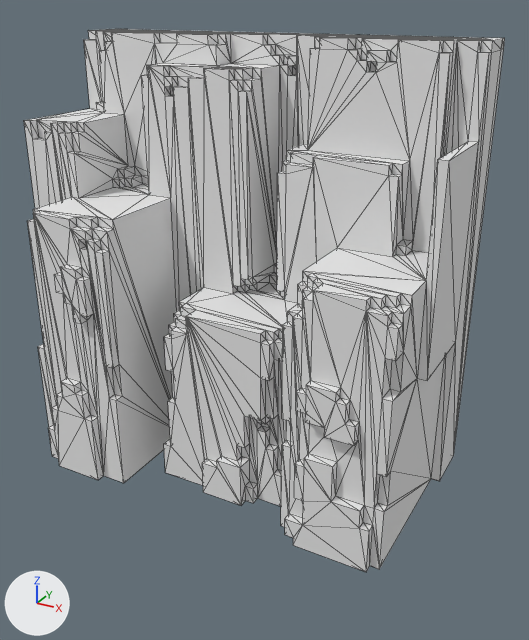
One commit to the OBJ model Assets/Map Components/Tall Ridge/tall-ridge.obj: the scene before it, then after it.
Before and after are seen from a 50 mm lens placed at (4.03, -5.39, 5.16), pointed at (0.39, 1.22, 1.85). Arrows for +X, +Y and +Z are at lower left; the lights stay in place. Mesh edges are drawn as thin lines. Where no turn or scale is listed for an object, it has been applied to the vertices. Vertices at the same position are counted once.

The scene before the commit, as lines of its bpy script (objects in view):
```python
me_untitled = bpy.data.meshes.new('Untitled')
me_untitled.from_pydata(...)  # 883 vertices, 1766 faces; spans x -2.4..2.4, y -0.1..2.4, z 0.0..4.8
me_untitled.materials.append(mat_palette)  # white #e7e7e7
ob_untitled = bpy.data.objects.new('Untitled', me_untitled)
ob_untitled.location = (0.0, 0.0, 0.0)
```
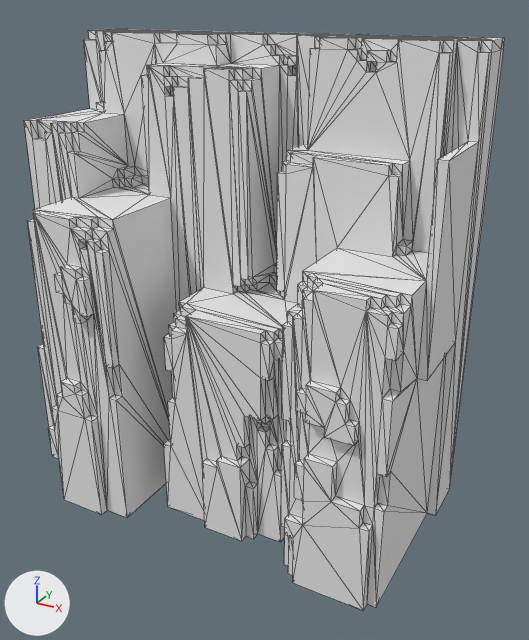
The newer file is also turned or shifted as a whole; pictures and numbers use the older file's frame.

Pixel boxes [x1, y1, x2, y2] of what changed, in the pictures (529 x 640 px; the box of a moved part takes in the faces that stretch with it):
'Untitled', reshaped (7% taller)
    before: [24, 29, 505, 572]
    after: [24, 29, 505, 611]
part 1 of me_untitled, moved or reshaped
    before: [24, 49, 504, 572]
    after: [24, 49, 504, 611]

Patch to the scene script:
```diff
--- a/Assets/Map Components/Tall Ridge/tall-ridge.obj.py
+++ b/Assets/Map Components/Tall Ridge/tall-ridge.obj.py
@@ me_untitled @@
 me_untitled.from_pydata(...)  # 883 vertices, 1766 faces; spans x -2.4..2.4, y -0.1..2.4, z 0.0..4.8
 # used by ob_untitled; location = (0.0, 0.0, 0.0)
+# me_untitled part 1: all 57 vertices in x -2.4..2.4, y -0.1..2.4, z 0.0 are moved by (0.0, 0.0, -0.5)
 me_untitled.materials.append(mat_palette)
```
